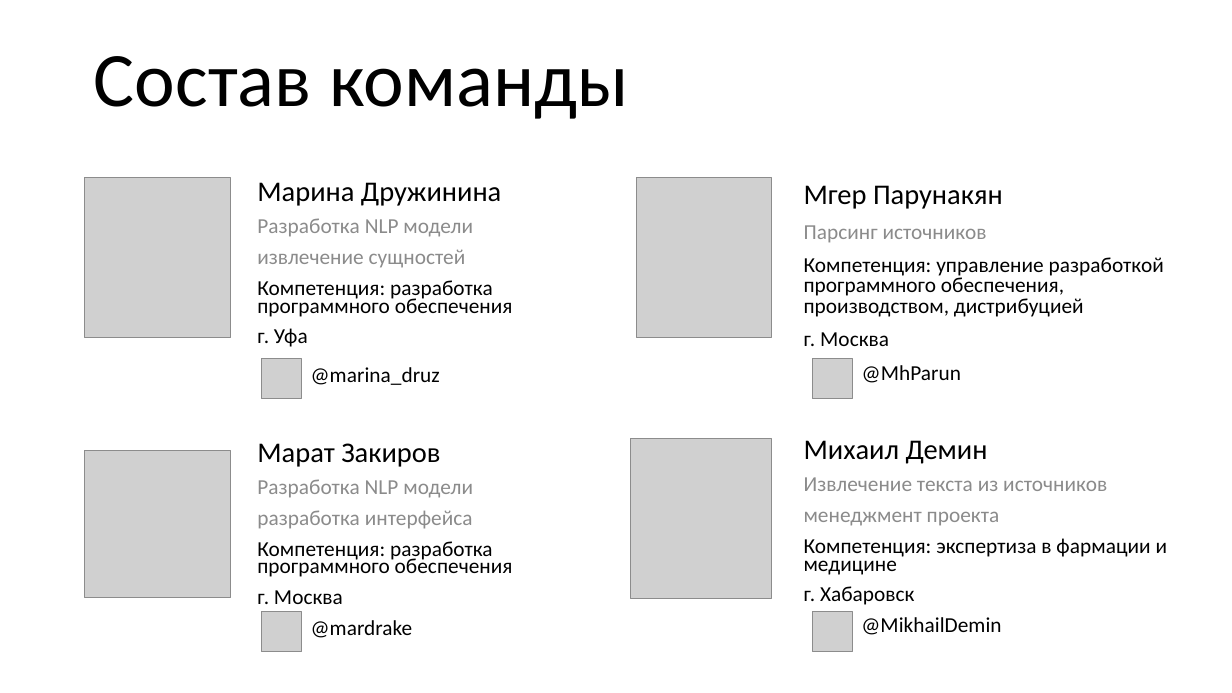
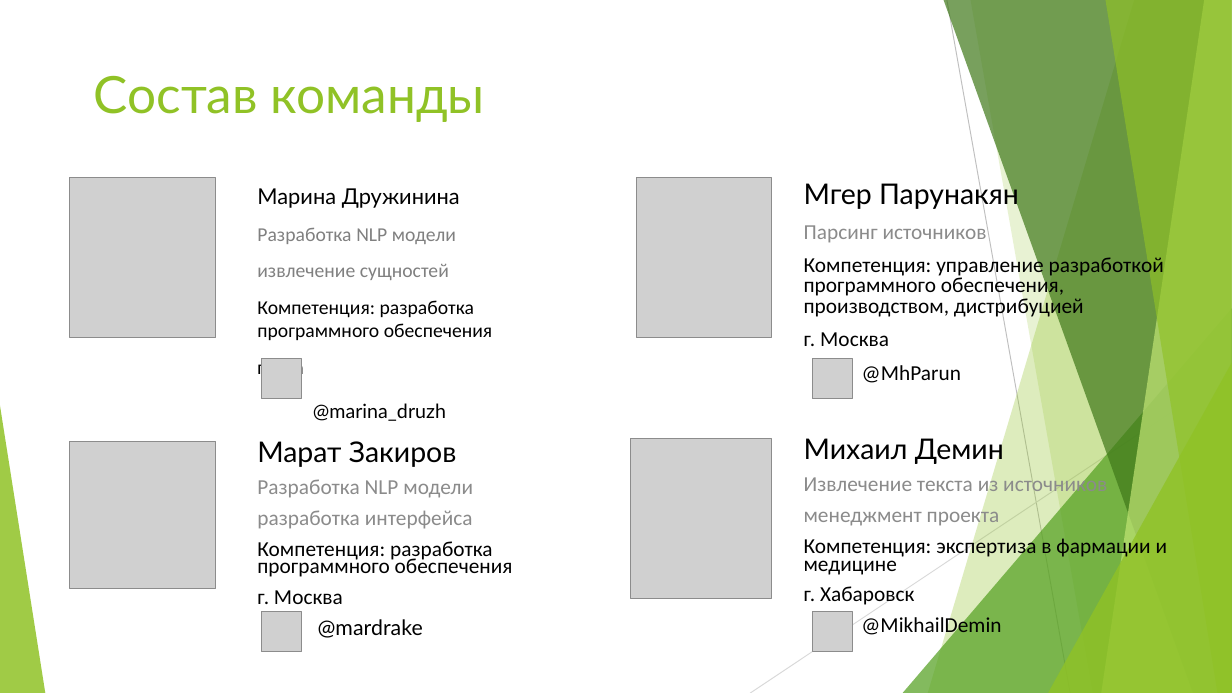
Before and after one commit to MikhailDemin/pet_projects, a slide deck: slide 2 of M4_Team_case_solution/result/M4_Team_final.pptx. Drawn at 1232x693 pixels with LibreOffice and Linux fonts; fonts in the diff are those of the drawing; grey boxes stand for pictures. Boxes give left, top, right and bottom in pixels: in the first picture for what was removed or moved away, otherwise in the second. Text is boxed around its words. In the diff, an @@ line names an element or a change of style, - is before the commit and + after.

```diff
--- a/M4_Team_case_solution/result/M4_Team_final.pptx
+++ b/M4_Team_case_solution/result/M4_Team_final.pptx
@@ title "Состав команды" at (94,76,485,122): size 60 to 40 pt, font Calibri to Lato, text colour #000000 to #90C226; line spacing 0.9 to 1 @@
@@ picture: place and size @@
-picture at (85,178,231,338)
+picture at (70,178,216,338)
@@ text at (804,179,1019,209): font Calibri to Lato in "Мгер Парунакян" @@
@@ text at (257,188,492,379): size 22.2 to 17 pt, font Calibri to Lato in "Марина Дружинина"; size 16.6 to 15.3 pt in "Разработка NLP модели", "извлечение сущностей", "Компетенция: разработка программного обеспечения", "г. Уфа"; text colour #8C8C8C to #808080 in "Разработка NLP модели", "извлечение сущностей"; line spacing 0.7 to 1 @@
@@ group added at (0,0,1232,693): 5 freeform shapes, 3 triangles, 2 lines @@
@@ text at (313,403,446,421): text changed; size 16.6 to 15.3 pt; font Calibri to Lato @@
-@marina_druz
+@marina_druzh
@@ picture: place and size @@
-picture at (85,450,231,598)
+picture at (70,441,216,589)
@@ text at (257,441,457,638): font Calibri to Lato in "Марат Закиров", "@mardrake" @@
@@ text at (804,438,1004,465): font Calibri to Lato in "Михаил Демин" @@
```
Also in this commit, not shown: 8 other slides changed, 1 slide added, 1 other file.
